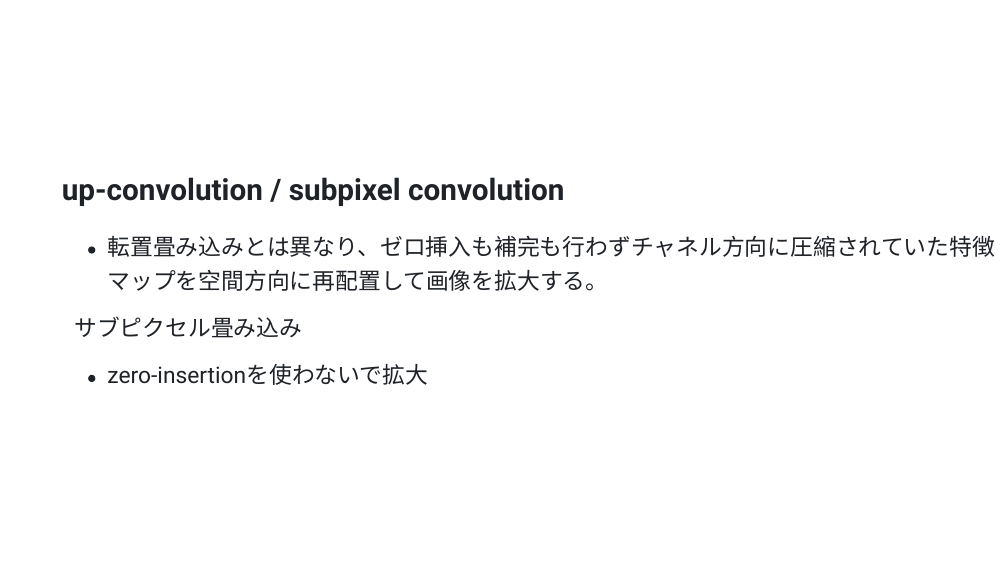
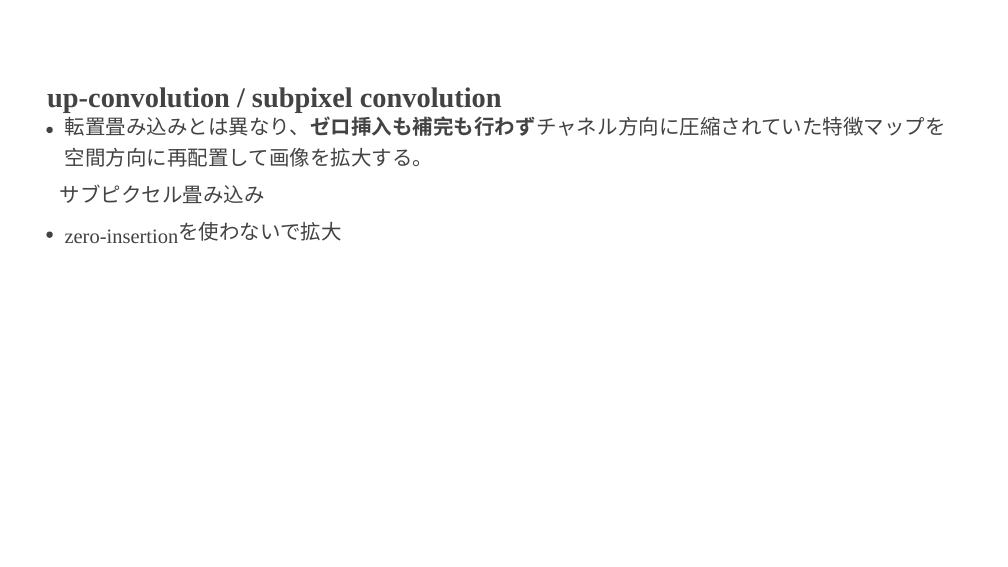
Before and after one commit to frinfo702/slides, a slide deck: slide 9 of nishikawa-lab/pptx/20251017_presentation.pptx. Drawn at 1008x567 pixels with LibreOffice and Linux fonts; fonts in the diff are those of the drawing; background and template pictures are left out. Boxes give left, top, right and bottom in pixels: in the first picture for what was removed or moved away, otherwise in the second. Text is boxed around its words. In the diff, an @@ line names an element or a change of style, - is before the commit and + after.

Commit message:
add slide theme path

```diff
--- a/nishikawa-lab/pptx/20251017_presentation.pptx
+++ b/nishikawa-lab/pptx/20251017_presentation.pptx
@@ text "up-convolution / subpixel convolution": place and size @@
-text "up-convolution / subpixel convolution" at (62, 177, 564, 206)
+text "up-convolution / subpixel convolution" at (47, 87, 502, 112)
@@ text "up-convolution / subpixel convolution" at (47, 87, 502, 112): size 28.3 to 27 pt, font Roboto to Times New Roman, text colour #1F2328 to #434343 @@
@@ text at (65, 116, 946, 136): text changed; size 21.7 to 19.5 pt; font Roboto to Lato; text colour #1F2328 to #434343 @@
-転置畳み込みとは異なり、ゼロ挿⼊も補完も⾏わずチャネル⽅向に圧縮されていた特徴
+転置畳み込みとは異なり、ゼロ挿⼊も補完も⾏わずチャネル⽅向に圧縮されていた特徴マップを
@@ freeform shape added at (46, 127, 52, 133), fill #434343 @@
@@ text at (65, 148, 434, 167): text changed; size 21.7 to 19.5 pt; font Roboto to Lato; text colour #1F2328 to #434343 @@
-マップを空間⽅向に再配置して画像を拡⼤する。
+空間⽅向に再配置して画像を拡⼤する。
@@ text "サブピクセル畳み込み": place and size @@
-text "サブピクセル畳み込み" at (74, 316, 302, 338)
+text "サブピクセル畳み込み" at (60, 184, 265, 203)
@@ text "サブピクセル畳み込み" at (60, 184, 265, 203): size 21.7 to 19.5 pt, font Roboto to Lato, text colour #1F2328 to #434343 @@
@@ freeform shape: place and size @@
-freeform shape at (88, 247, 95, 253)
+freeform shape at (46, 231, 52, 237)
@@ freeform shape at (46, 231, 52, 237): fill #1F2328 to #434343 @@
@@ text added at (65, 229, 179, 243), 19.5 pt, text #434343 @@
+zero-insertion
@@ text added at (178, 222, 342, 241), 19.5 pt, text #434343 @@
+を使わないで拡⼤
@@ freeform shape removed at (88, 375, 95, 382) @@
@@ text removed at (107, 364, 428, 385) @@
-zero-insertionを使わないで拡⼤
```
Also in this commit, not shown: 16 other slides changed, 6 other files.
